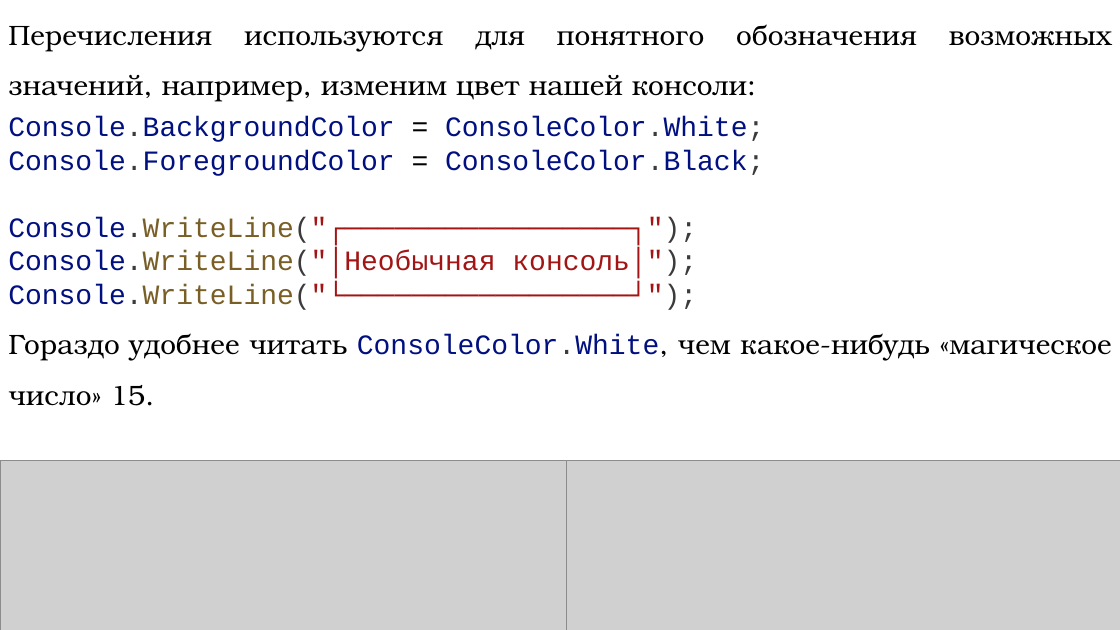
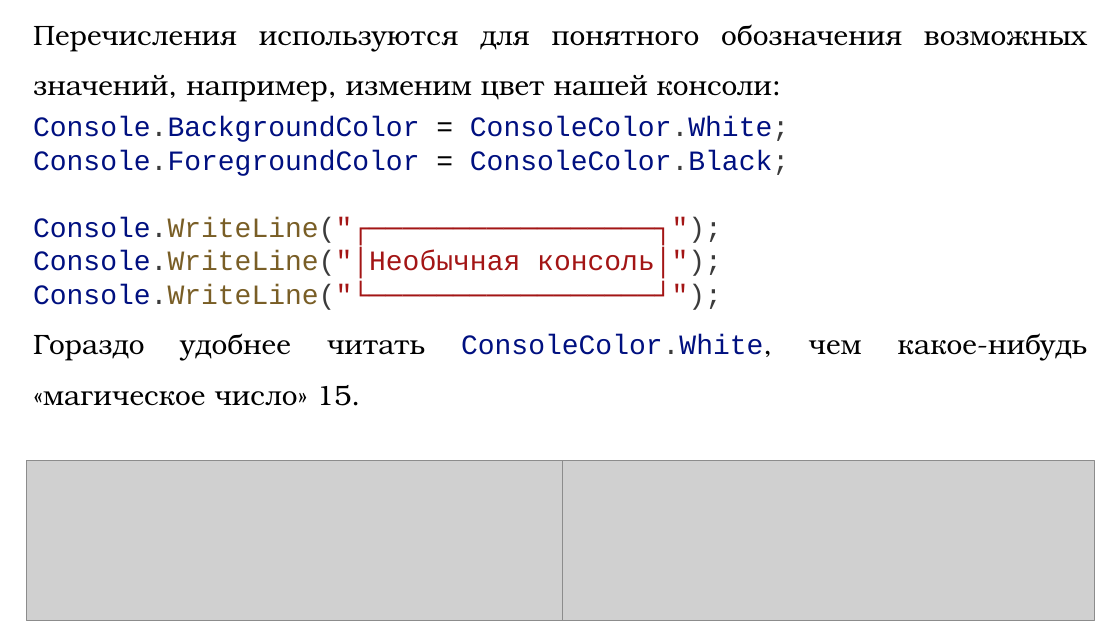
Before and after one commit to DaniilKlyukin/ITiP-1, a slide deck: slide 4 of Лекции/ИТиП лек 2 (лр 2, практическая 1).pptx. Drawn at 1120x630 pixels with LibreOffice and Linux fonts; fonts in the diff are those of the drawing; grey boxes stand for pictures. Boxes give left, top, right and bottom in pixels: in the first picture for what was removed or moved away, otherwise in the second. Text is boxed around its words. In the diff, an @@ line names an element or a change of style, - is before the commit and + after.

```diff
--- a/Лекции/ИТиП лек 2 (лр 2, практическая 1).pptx
+++ b/Лекции/ИТиП лек 2 (лр 2, практическая 1).pptx
@@ text "Перечисления используются для понятного обозначения ..." rewrapped from (8, 24, 1112, 406) to (33, 24, 1087, 361) @@
@@ picture: place and size @@
-picture at (0, 460, 567, 630)
+picture at (26, 460, 562, 621)
@@ picture: place and size @@
-picture at (562, 460, 1120, 630)
+picture at (562, 460, 1094, 621)
```
Also in this commit, not shown: 13 other slides changed, 1 other file.
